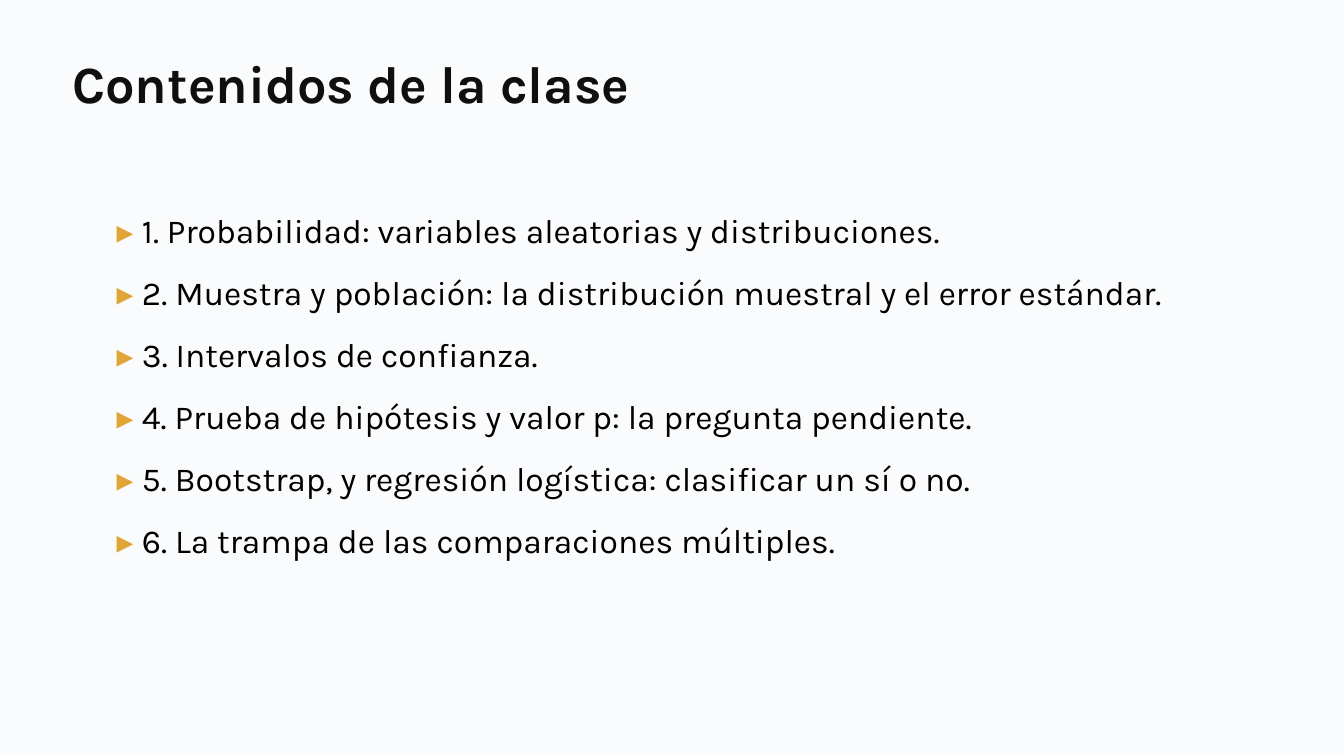
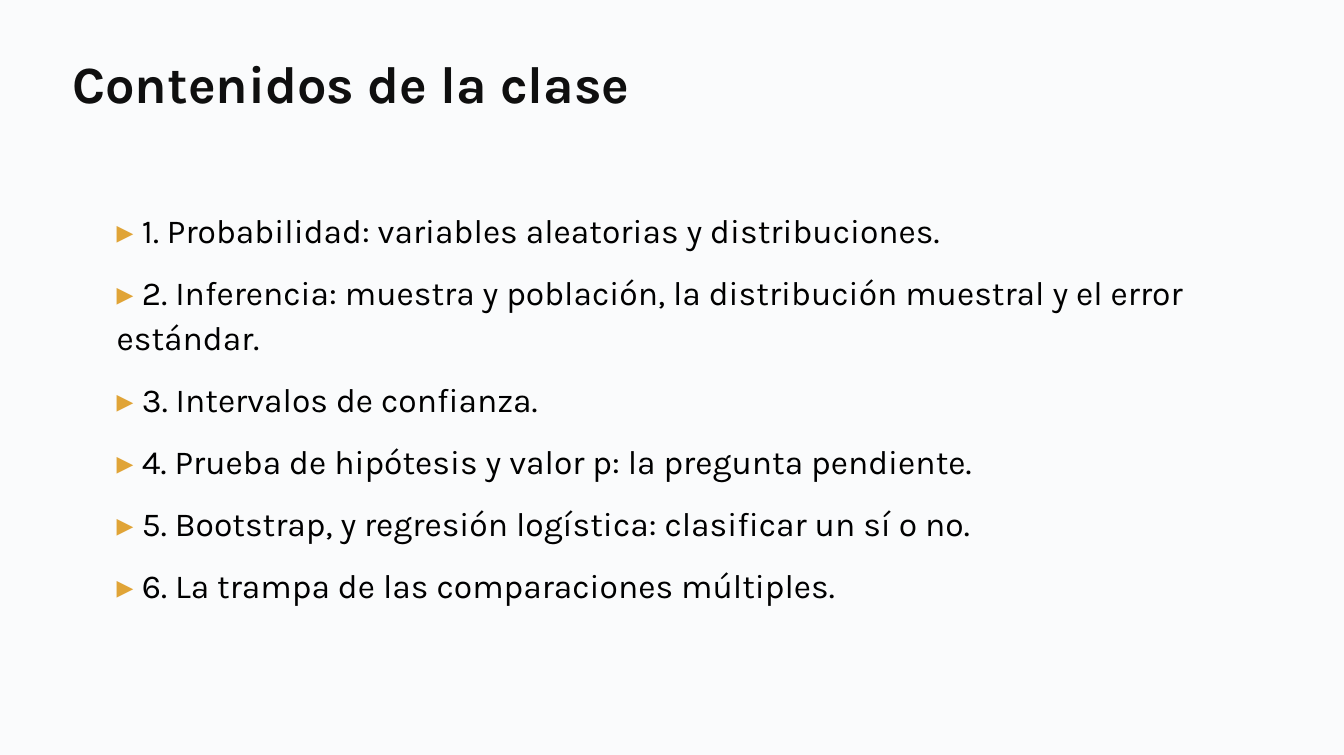
Before and after one commit to daniopitz/diplomado-cdd, a slide deck: slide 3 of presentaciones/clase05_probabilidad_inferencia.pptx. Drawn at 1344x755 pixels with LibreOffice and Linux fonts; fonts in the diff are those of the drawing. Boxes give left, top, right and bottom in pixels: in the first picture for what was removed or moved away, otherwise in the second. Text is boxed around its words. In the diff, an @@ line names an element or a change of style, - is before the commit and + after.

```diff
--- a/presentaciones/clase05_probabilidad_inferencia.pptx
+++ b/presentaciones/clase05_probabilidad_inferencia.pptx
@@ text at [117, 279, 1183, 351]: text changed @@
-▸ 2. Muestra y población: la distribución muestral y el error estándar.
+▸ 2. Inferencia: muestra y población, la distribución muestral y el error estándar.
```
Also in this commit, not shown: 2 other slides changed, 2 slides added, 3 other files.
